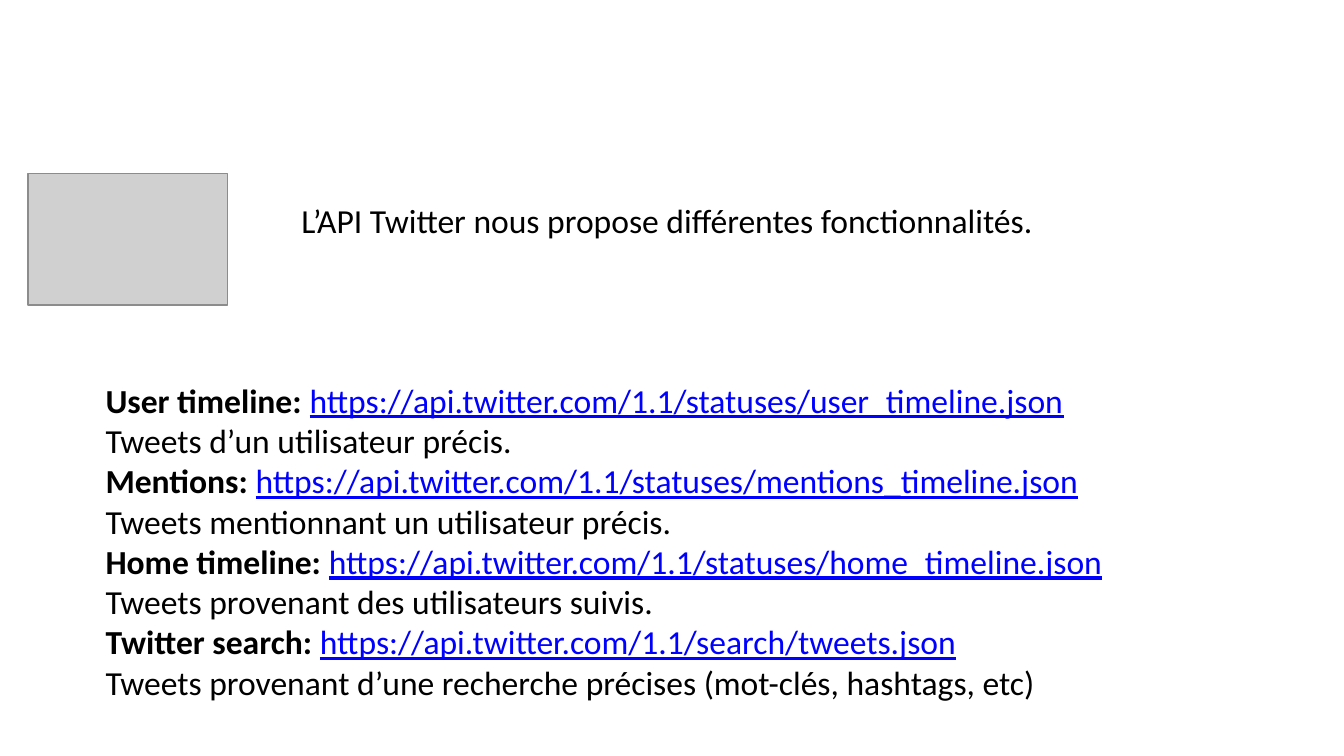
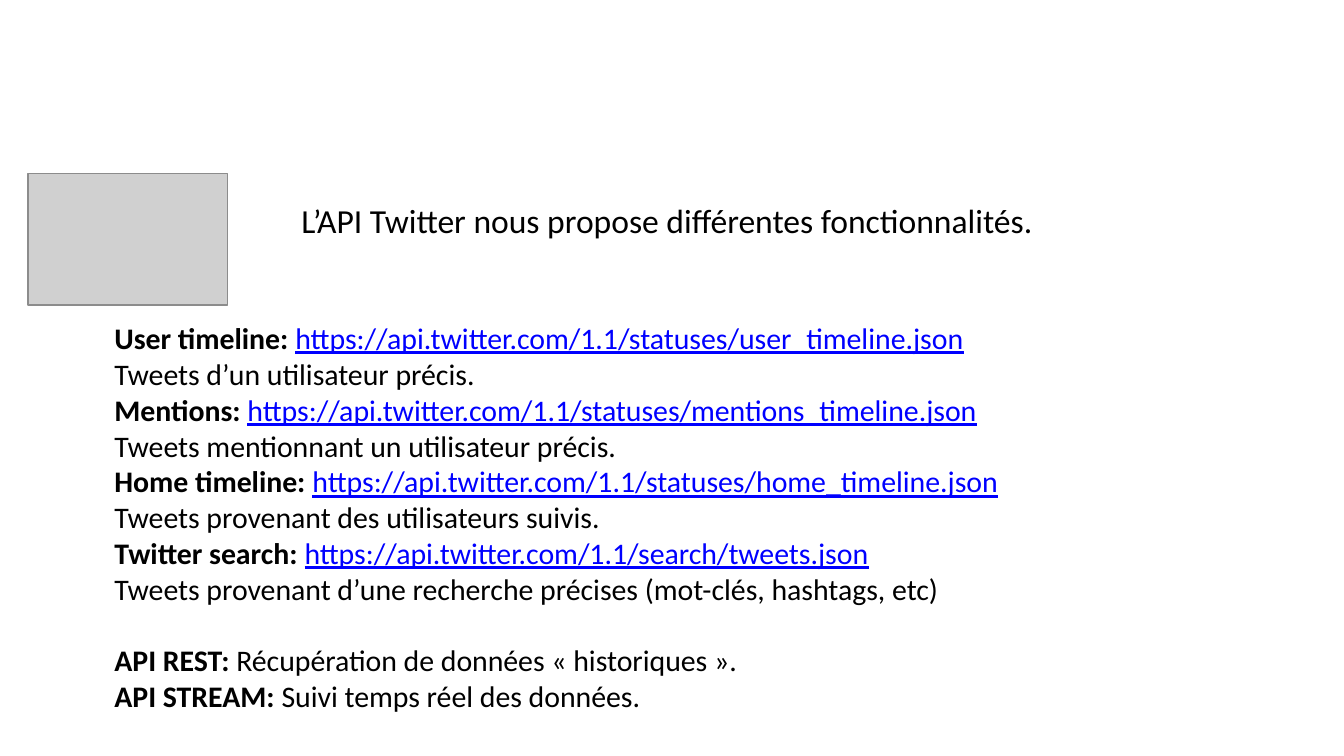
Before and after one commit to Aukraiser/YetAnotherTweetsAnalyzer, a slide deck: slide 10 of docs/Yata.pptx. Drawn at 1344x756 pixels with LibreOffice and Linux fonts; fonts in the diff are those of the drawing; grey boxes stand for pictures; background and template pictures are left out. Boxes give left, top, right and bottom in pixels: in the first picture for what was removed or moved away, otherwise in the second. Text is boxed around its words. In the diff, an @@ line names an element or a change of style, - is before the commit and + after.

```diff
--- a/docs/Yata.pptx
+++ b/docs/Yata.pptx
@@ text "User timeline: https://api.twitter.com/1.1/statuses/user_tim ...": place and size @@
-text "User timeline: https://api.twitter.com/1.1/statuses/user_tim ..." at <box>106,389,1102,701</box>
+text "User timeline: https://api.twitter.com/1.1/statuses/user_tim ..." at <box>114,328,997,712</box>
@@ text at <box>114,328,997,605</box>: size 18 to 16 pt in "User timeline: https://api.twitter.com/1.1/statuses/user_tim ...", "Tweets d’un utilisateur précis.", "Mentions: https://api.twitter.com/1.1/statuses/mentions_time ...", "Tweets mentionnant un utilisateur précis." and 4 more places @@
@@ text at <box>114,650,707,712</box>: paragraphs added @@
+API REST: Récupération de données « historiques ».
+API STREAM: Suivi temps réel des données.
```
Also in this commit, not shown: 2 other slides changed.
